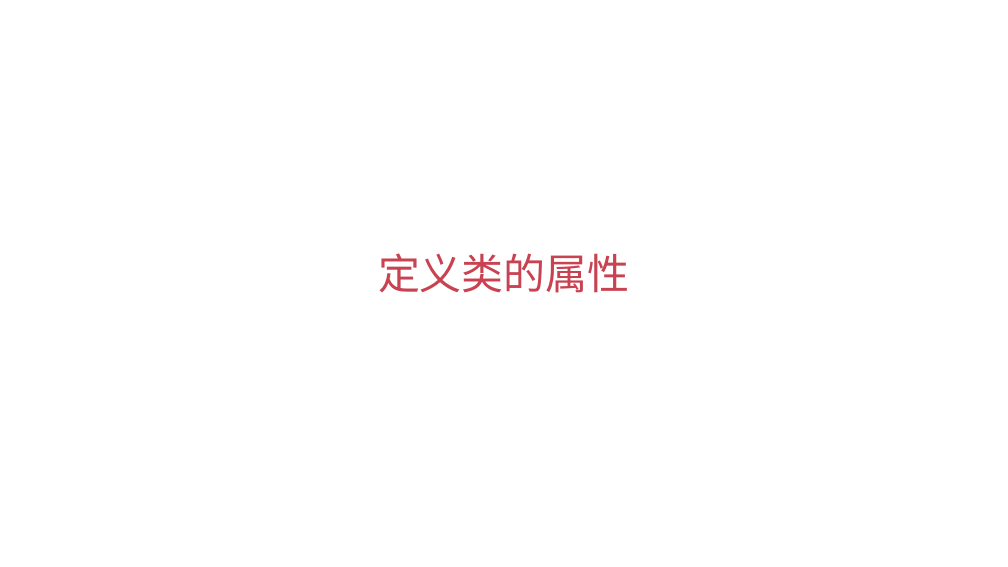
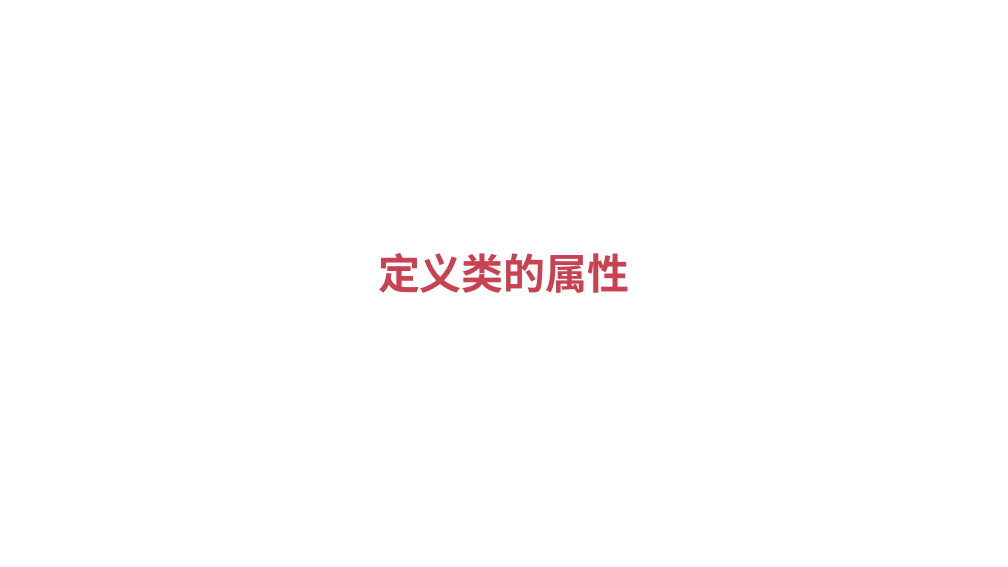
Before and after one commit to albert-feng/Python_OOP, a slide deck: slide 1 of ppt/3.2-定义类的属性.pptx. Drawn at 1008x567 pixels with LibreOffice and Linux fonts; fonts in the diff are those of the drawing. Boxes give left, top, right and bottom in pixels: in the first picture for what was removed or moved away, otherwise in the second. Text is boxed around its words. In the diff, an @@ line names an element or a change of style, - is before the commit and + after.

```diff
--- a/ppt/3.2-定义类的属性.pptx
+++ b/ppt/3.2-定义类的属性.pptx
@@ title "定义类的属性" at bbox=[378, 253, 630, 293]: bold on @@
```
Also in this commit, not shown: 1 other slide changed, 4 other files.
